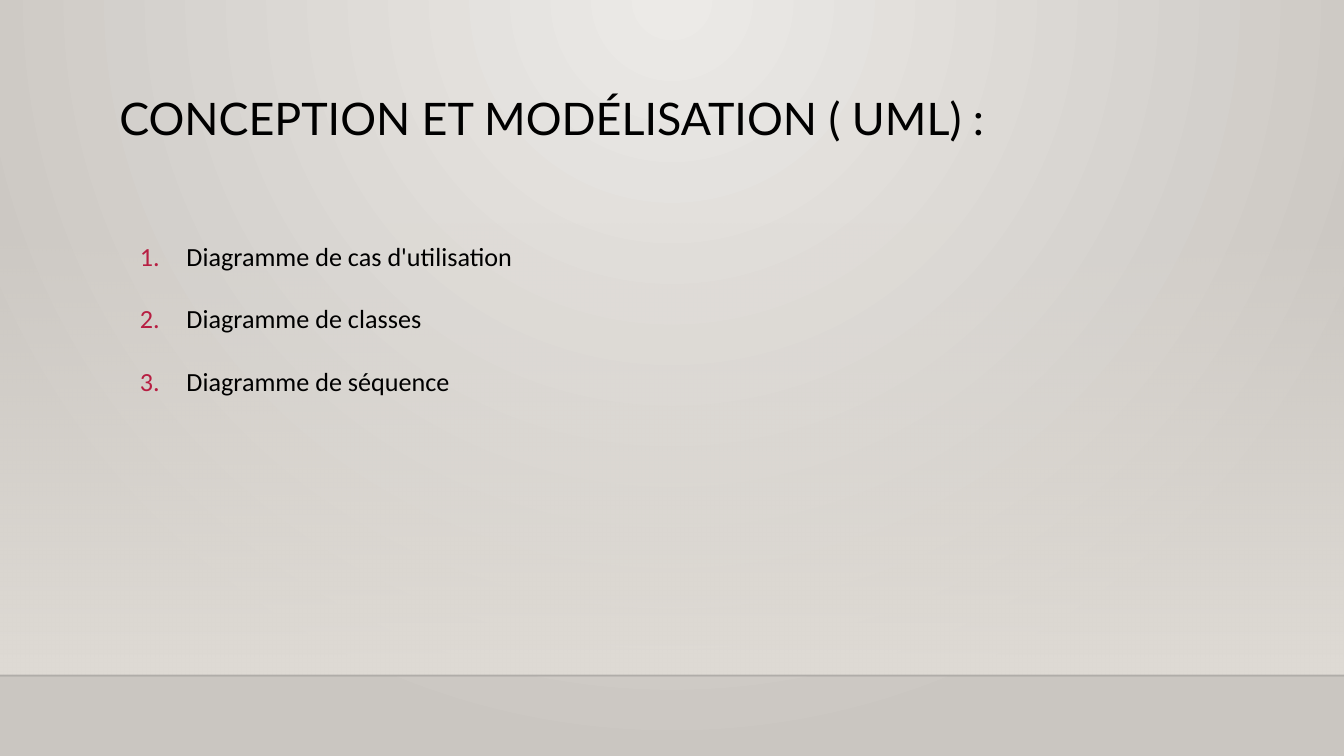
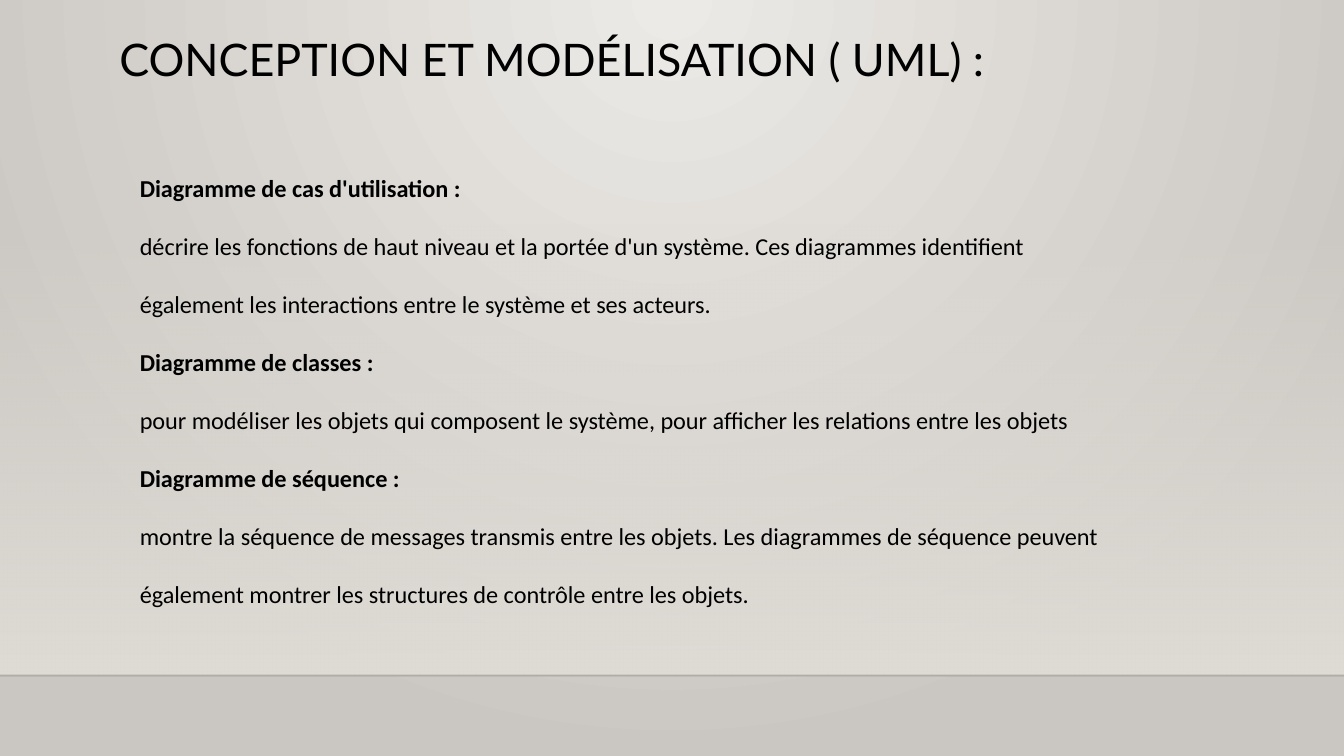
Before and after one commit to ghrabla/kleider1933-website, a slide deck: slide 9 of UML/presentationfilrouge.pptx. Drawn at 1344x756 pixels with LibreOffice and Linux fonts; fonts in the diff are those of the drawing; background and template pictures are left out. Boxes give left, top, right and bottom in pixels: in the first picture for what was removed or moved away, otherwise in the second. Text is boxed around its words. In the diff, an @@ line names an element or a change of style, - is before the commit and + after.

```diff
--- a/UML/presentationfilrouge.pptx
+++ b/UML/presentationfilrouge.pptx
@@ title "CONCEPTION ET MODÉLISATION ( UML) ..." moved from (x1=119, y1=97, x2=962, y2=142) to (x1=119, y1=38, x2=962, y2=83) @@
@@ text at (x1=140, y1=180, x2=1098, y2=607): text changed; size 14 to 12.9 pt @@
-1. Diagramme de cas d'utilisation
-2. Diagramme de classes
-3. Diagramme de séquence
+Diagramme de cas d'utilisation :
+décrire les fonctions de haut niveau et la portée d'un système. Ces diagrammes identifient également les interactions entre le système et ses acteurs.
+Diagramme de classes :
+pour modéliser les objets qui composent le système, pour afficher les relations entre les objets
+Diagramme de séquence :
+montre la séquence de messages transmis entre les objets. Les diagrammes de séquence peuvent également montrer les structures de contrôle entre les objets.
```
Also in this commit, not shown: 7 other slides changed, 2 slides added, 1 slide removed, 25 other files.
